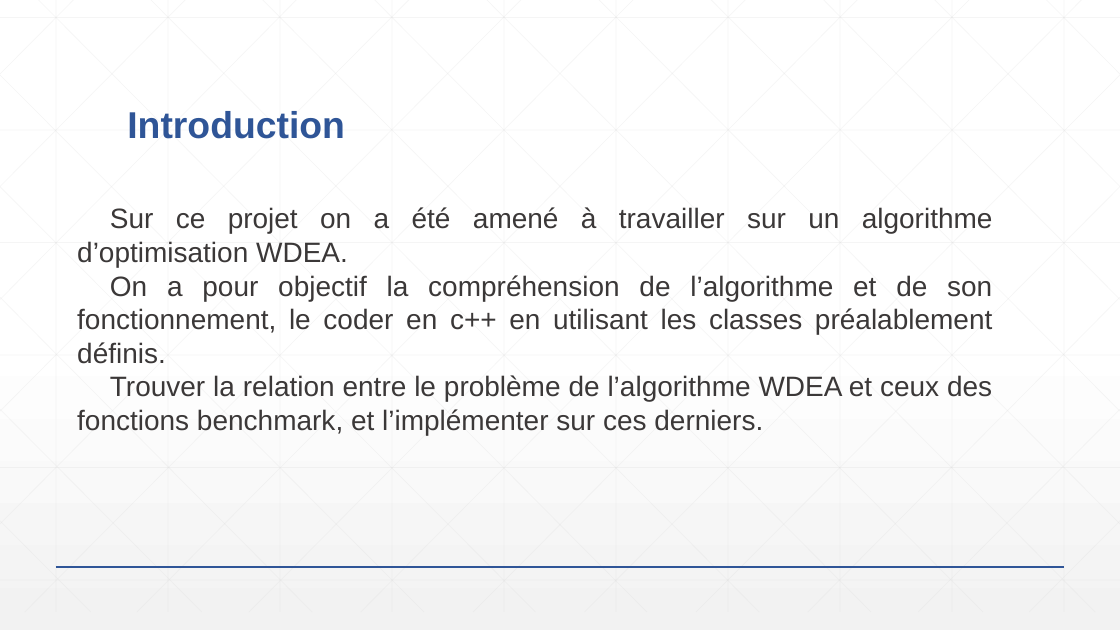
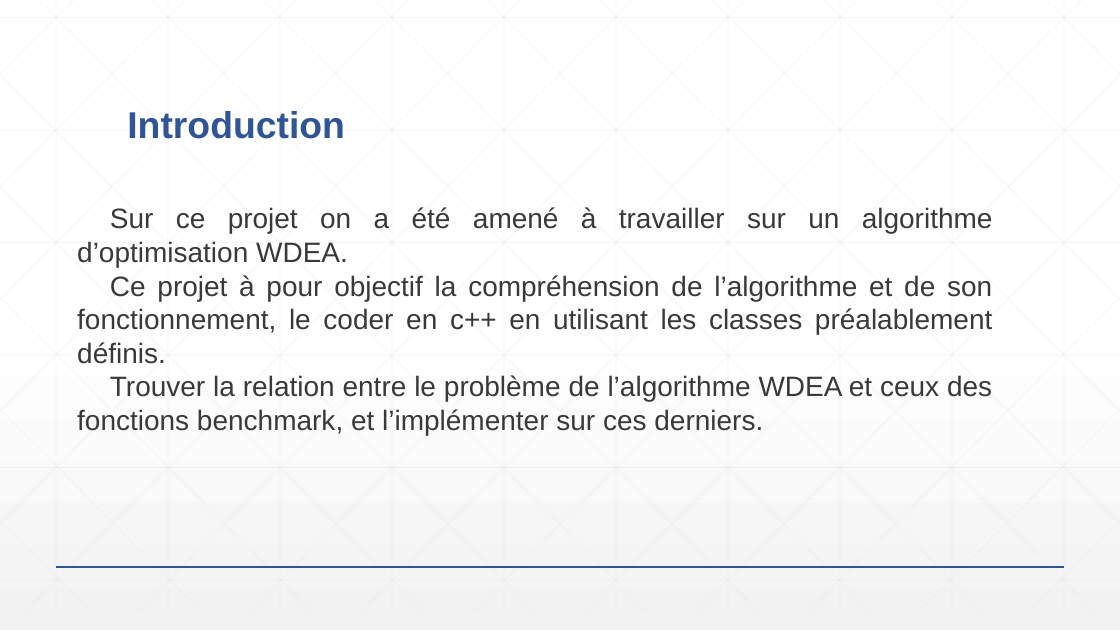
Before and after one commit to SAGNA01/WDEA, a slide deck: slide 3 of WeightedDifferentialEvolutionAlgorithm.pptx. Drawn at 1120x630 pixels with LibreOffice and Linux fonts; fonts in the diff are those of the drawing. Boxes give left, top, right and bottom in pixels: in the first picture for what was removed or moved away, otherwise in the second. Text is boxed around its words. In the diff, an @@ line names an element or a change of style, - is before the commit and + after.

```diff
--- a/WeightedDifferentialEvolutionAlgorithm.pptx
+++ b/WeightedDifferentialEvolutionAlgorithm.pptx
@@ text at (x1=77, y1=275, x2=992, y2=364): text changed @@
-On a pour objectif la compréhension de l’algorithme et de son fonctionnement, le coder en c++ en utilisant les classes préalablement définis.
+Ce projet à pour objectif la compréhension de l’algorithme et de son fonctionnement, le coder en c++ en utilisant les classes préalablement définis.
```
Also in this commit, not shown: 1 other slide changed.
